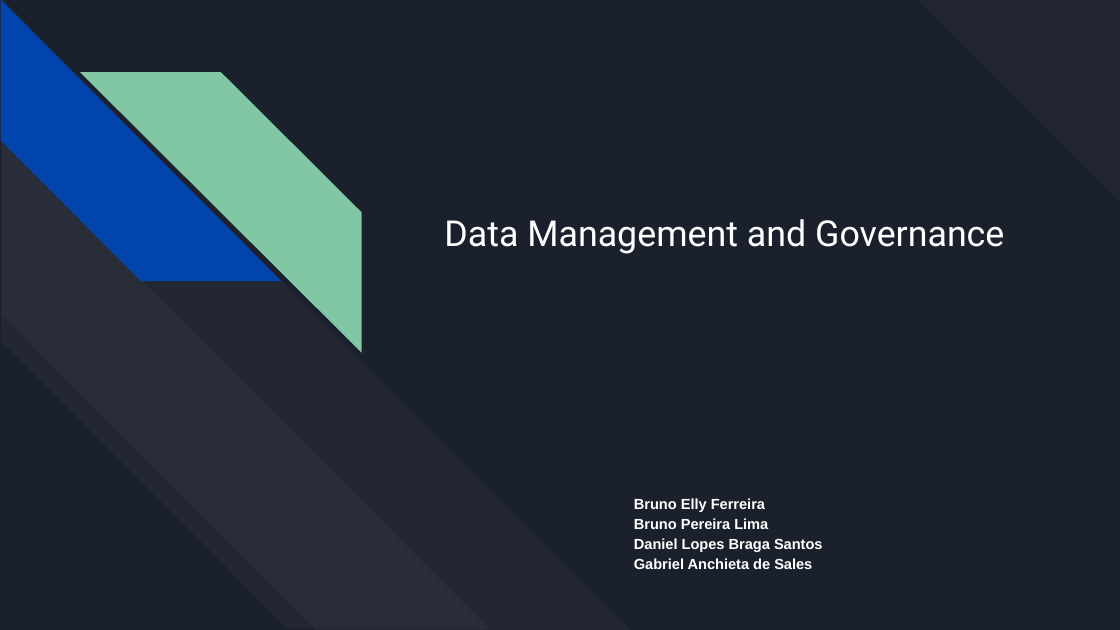
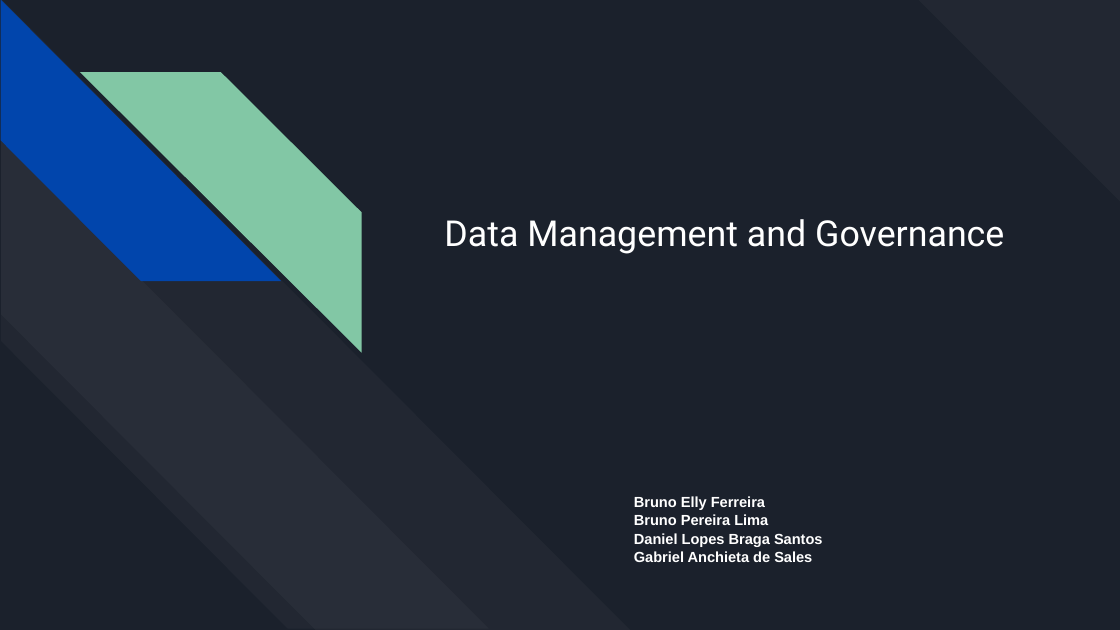
Before and after one commit to DanielsOfficial0102/Data-Management-And-Governance, a slide deck: slide 1 of Data Management and Governance.pptx. Drawn at 1120x630 pixels with LibreOffice and Linux fonts; fonts in the diff are those of the drawing. Boxes give left, top, right and bottom in pixels: in the first picture for what was removed or moved away, otherwise in the second. Text is boxed around its words. In the diff, an @@ line names an element or a change of style, - is before the commit and + after.

```diff
--- a/Data Management and Governance.pptx
+++ b/Data Management and Governance.pptx
@@ subtitle "Bruno Elly Ferreira Bruno Pereira ..." at [634,496,823,562]: line spacing 1.15 to 1.05 @@
```
Also in this commit, not shown: 2 other slides changed, 35 slides added.
